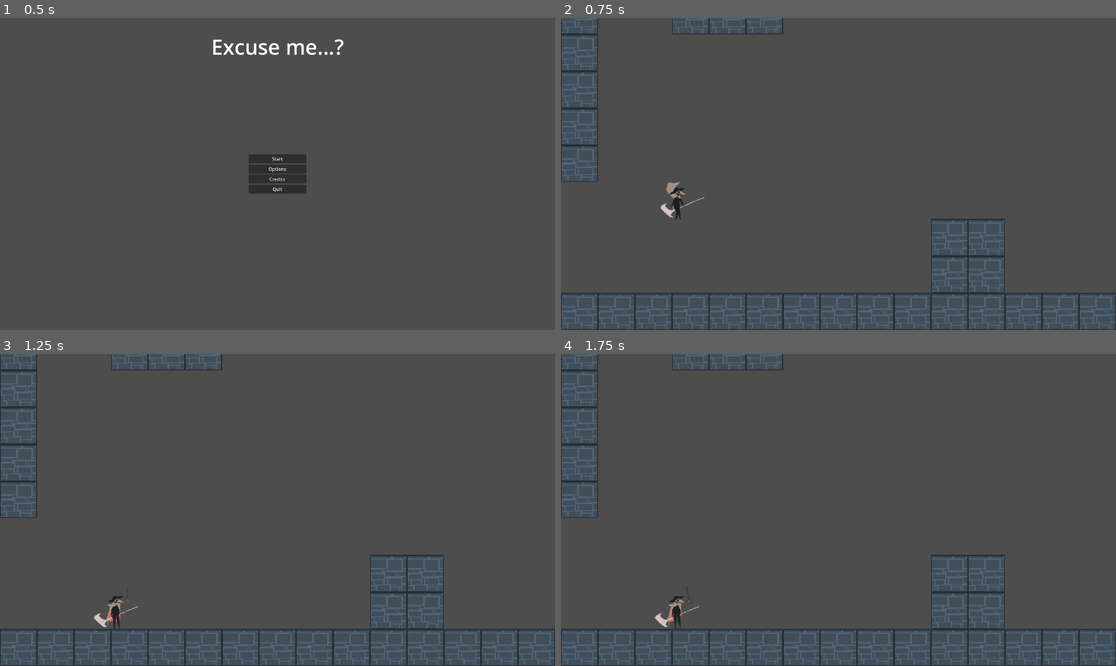
Above: before the commit, frames 1-4 (two rows, left to right).
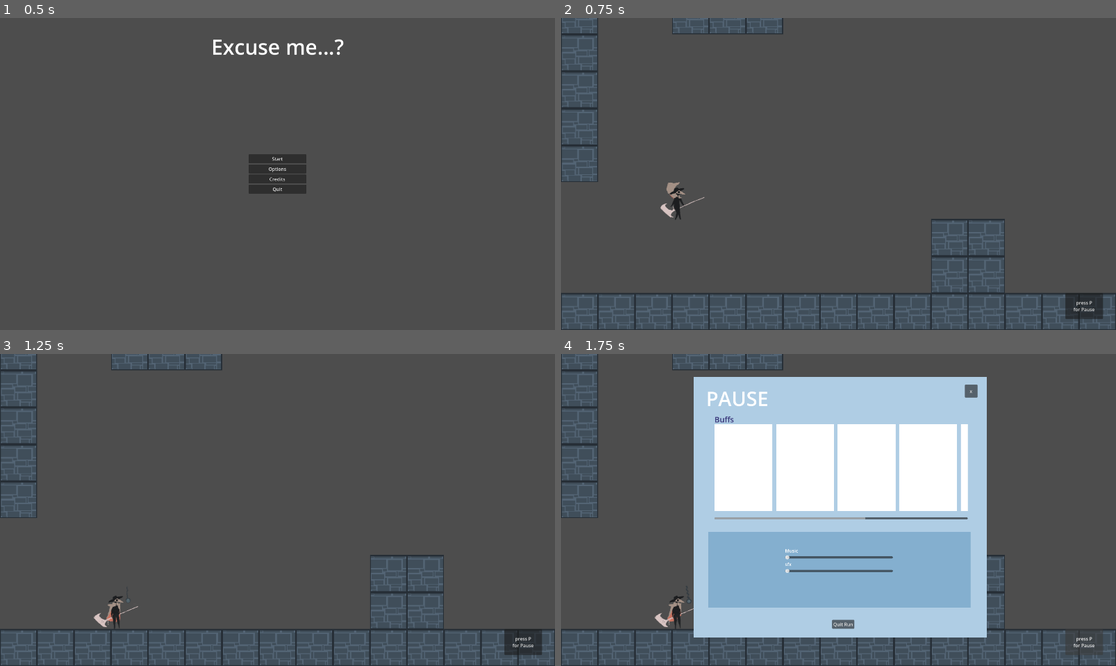
Above: after the commit, the same moments.

Repository: Vulcania/gamepathy2026
Game: Godot game, scene res://ui/title_screen/title_screen.tscn
Same seed, same stepped clock (60 frames per second), same inputs: the game is played once before the commit and once after it.
Inputs (mouse positions are in pixels of both pictures, inside the frame that each line leads up to):
- Up to frame 1 (0.5 s): no input
- Up to frame 2 (0.75 s): click "Start" at 0.5 s
- Up to frame 3 (1.25 s): no input
- Up to frame 4 (1.75 s): click (1082, 641) at 1.25 s, where only the run after the commit has a clickable "press P for Pause"

Frame 1 is identical in both runs. In frame 2, 0.5% of the frame differs, in the area x 90-98%, y 88-97%; in frame 3, 0.5%; in frame 4, 44%, in the area x 23-98%, y 7-97%.

Commit message:
pause menu

Diff:
--- /dev/null
+++ b/GLOBALS/Inventory.gd
@@ -0,0 +1,4 @@
+extends Resource
+class_name Inventory
+
+#var items : Array[]
--- /dev/null
+++ b/player/hud.gd
@@ -0,0 +1,8 @@
+extends CanvasLayer
+
+
+func _ready() -> void:
+	$PauseMenu.visible = false
+
+func _on_open_pause_pressed() -> void:
+	$PauseMenu.visible = true
--- a/player/player.tscn
+++ b/player/player.tscn
@@ -66,6 +66,8 @@
 [ext_resource type="Texture2D" uid="uid://b3quklas1160a" path="res://player/player assets/jump/frame_03.png" id="53_kcq4v"]
 [ext_resource type="Texture2D" uid="uid://vnshco3kurkg" path="res://player/player assets/jump/frame_04.png" id="54_qavcc"]
 [ext_resource type="PackedScene" uid="uid://dc5k83g31j3su" path="res://health/HealthComponent.tscn" id="66_or4qq"]
+[ext_resource type="Script" uid="uid://e74kf2cearsk" path="res://player/hud.gd" id="67_b2j0d"]
+[ext_resource type="PackedScene" uid="uid://buvakl6wq0bod" path="res://ui/pause_menu/pause_menu.tscn" id="67_hggc2"]
 
 [sub_resource type="Animation" id="Animation_rnncm"]
 length = 1.6
@@ -442,9 +444,24 @@
 [node name="HealthComponent" parent="." unique_id=1032837444 instance=ExtResource("66_or4qq")]
 
 [node name="HUD" type="CanvasLayer" parent="." unique_id=749907556]
+script = ExtResource("67_b2j0d")
 
 [node name="PlayerHealthBar" type="Control" parent="HUD" unique_id=40551718]
 layout_mode = 3
 anchors_preset = 0
 offset_right = 40.0
 offset_bottom = 40.0
+
+[node name="PauseMenu" parent="HUD" unique_id=700370192 instance=ExtResource("67_hggc2")]
+visible = false
+
+[node name="OpenPause" type="Button" parent="HUD" unique_id=1501449008]
+offset_left = 1745.0
+offset_top = 952.0
+offset_right = 1875.0
+offset_bottom = 1042.0
+text = "press P
+for Pause"
+
+[connection signal="pressed" from="HUD/OpenPause" to="HUD" method="_on_open_pause_pressed"]
+[connection signal="pressed" from="HUD/OpenPause" to="HUD" method="_on_button_pressed"]
--- a/project.godot
+++ b/project.godot
@@ -82,6 +82,11 @@
 "events": [Object(InputEventKey,"resource_local_to_scene":false,"resource_name":"","device":-1,"window_id":0,"alt_press …(192 unchanged characters)…
 ]
 }
+pause={
+"deadzone": 0.2,
+"events": [Object(InputEventKey,"resource_local_to_scene":false,"resource_name":"","device":-1,"window_id":0,"alt_pressed":false,"shift_pressed":false,"ctrl_pressed":false,"meta_pressed":false,"pressed":false,"keycode":0,"physical_keycode":80,"key_label":0,"unicode":112,"location":0,"echo":false,"script":null)
+]
+}
 
 [layer_names]
 
--- /dev/null
+++ b/ui/buffs/buff_selection.tscn
@@ -0,0 +1,17 @@
+[gd_scene format=3 uid="uid://djseq43ja7gho"]
+
+[node name="BuffSelection" type="Control" unique_id=783345293]
+layout_mode = 3
+anchors_preset = 15
+anchor_right = 1.0
+anchor_bottom = 1.0
+grow_horizontal = 2
+grow_vertical = 2
+
+[node name="HBoxContainer" type="HBoxContainer" parent="." unique_id=2089575171]
+layout_mode = 0
+offset_right = 40.0
+offset_bottom = 40.0
+
+[node name="Control" type="Control" parent="HBoxContainer" unique_id=1125757766]
+layout_mode = 2
--- /dev/null
+++ b/ui/options_sound.gd
@@ -0,0 +1,7 @@
+extends VBoxContainer
+
+func _on_music_slider_value_changed(value: float) -> void:
+	Options.change_music_volume(value)
+
+func _on_sfx_slider_value_changed(value: float) -> void:
+	Options.change_sfx_volume(value)
--- /dev/null
+++ b/ui/pause_menu/pause_menu.gd
@@ -0,0 +1,24 @@
+extends Control
+
+@onready var quit = $DoYouWantToQuit
+
+func _ready() -> void:
+	quit.visible = false
+
+func _on_music_h_slider_value_changed(value: float) -> void:
+	Options.change_music_volume(value)
+
+func _on_sfx_h_slider_value_changed(value: float) -> void:
+	Options.change_sfx_volume(value)
+
+func _on_close_pause_pressed() -> void:
+	$".".visible = false
+
+func _on_quit_run_pressed() -> void:
+	quit.visible = true
+
+func _on_yes_pressed() -> void:
+	pass # Replace with function body.
+
+func _on_no_pressed() -> void:
+	quit.visible = false
--- /dev/null
+++ b/ui/pause_menu/pause_menu.tscn
@@ -0,0 +1,186 @@
+[gd_scene format=3 uid="uid://buvakl6wq0bod"]
+
+[ext_resource type="Script" uid="uid://dxhtb0cebwdri" path="res://ui/pause_menu/pause_menu.gd" id="1_mnjdh"]
+
+[node name="PauseMenu" type="Control" unique_id=700370192]
+layout_mode = 3
+anchors_preset = 15
+anchor_right = 1.0
+anchor_bottom = 1.0
+grow_horizontal = 2
+grow_vertical = 2
+script = ExtResource("1_mnjdh")
+
+[node name="ColorRect" type="ColorRect" parent="." unique_id=1849053230]
+layout_mode = 0
+offset_left = 459.0
+offset_top = 79.0
+offset_right = 1473.0
+offset_bottom = 982.0
+color = Color(0.6859696, 0.8030075, 0.8954853, 1)
+
+[node name="PanelSound" type="ColorRect" parent="." unique_id=1384176311]
+layout_mode = 0
+offset_left = 509.0
+offset_top = 616.0
+offset_right = 1417.0
+offset_bottom = 878.0
+color = Color(0.5174083, 0.6862915, 0.8128412, 1)
+
+[node name="ClosePause" type="Button" parent="." unique_id=1412257940]
+layout_mode = 0
+offset_left = 1397.0
+offset_top = 106.0
+offset_right = 1441.0
+offset_bottom = 151.0
+text = "x"
+
+[node name="Pause" type="Label" parent="." unique_id=993706785]
+layout_mode = 0
+offset_left = 502.0
+offset_top = 106.0
+offset_right = 839.0
+offset_bottom = 243.0
+theme_override_font_sizes/font_size = 69
+text = "PAUSE"
+
+[node name="SoundOptions" type="Control" parent="." unique_id=1580034800]
+anchors_preset = 0
+offset_left = 9.0
+offset_top = 289.0
+offset_right = 49.0
+offset_bottom = 329.0
+
+[node name="VBoxContainer" type="VBoxContainer" parent="SoundOptions" unique_id=1632070797]
+layout_mode = 0
+offset_left = 766.0
+offset_top = 380.0
+offset_right = 1139.0
+offset_bottom = 707.0
+
+[node name="Music" type="Label" parent="SoundOptions/VBoxContainer" unique_id=1872690662]
+layout_mode = 2
+text = "Music"
+
+[node name="MusicHSlider" type="HSlider" parent="SoundOptions/VBoxContainer" unique_id=571521292]
+layout_mode = 2
+
+[node name="sfx" type="Label" parent="SoundOptions/VBoxContainer" unique_id=717492906]
+layout_mode = 2
+text = "sfx"
+
+[node name="sfxHSlider" type="HSlider" parent="SoundOptions/VBoxContainer" unique_id=270981091]
+layout_mode = 2
+
+[node name="CollectedBuffs" type="Control" parent="." unique_id=1787114514]
+anchors_preset = 0
+offset_right = 40.0
+offset_bottom = 40.0
+
+[node name="ScrollContainer" type="ScrollContainer" parent="CollectedBuffs" unique_id=519542254]
+layout_mode = 0
+offset_left = 531.0
+offset_top = 243.0
+offset_right = 1407.0
+offset_bottom = 573.0
+
+[node name="HBoxContainer" type="HBoxContainer" parent="CollectedBuffs/ScrollContainer" unique_id=1180199327]
+custom_minimum_size = Vector2(200, 300)
+layout_mode = 2
+theme_override_constants/separation = 13
+
+[node name="ColorRect" type="ColorRect" parent="CollectedBuffs/ScrollContainer/HBoxContainer" unique_id=680116092]
+custom_minimum_size = Vector2(200, 0)
+layout_mode = 2
+
+[node name="ColorRect2" type="ColorRect" parent="CollectedBuffs/ScrollContainer/HBoxContainer" unique_id=1697130718]
+custom_minimum_size = Vector2(200, 0)
+layout_mode = 2
+
+[node name="ColorRect3" type="ColorRect" parent="CollectedBuffs/ScrollContainer/HBoxContainer" unique_id=22992520]
+custom_minimum_size = Vector2(200, 0)
+layout_mode = 2
+
+[node name="ColorRect4" type="ColorRect" parent="CollectedBuffs/ScrollContainer/HBoxContainer" unique_id=487517063]
+custom_minimum_size = Vector2(200, 0)
+layout_mode = 2
+
+[node name="ColorRect5" type="ColorRect" parent="CollectedBuffs/ScrollContainer/HBoxContainer" unique_id=82503104]
+custom_minimum_size = Vector2(200, 0)
+layout_mode = 2
+
+[node name="ColorRect6" type="ColorRect" parent="CollectedBuffs/ScrollContainer/HBoxContainer" unique_id=1826413581]
+custom_minimum_size = Vector2(200, 0)
+layout_mode = 2
+
+[node name="ColorRect7" type="ColorRect" parent="CollectedBuffs/ScrollContainer/HBoxContainer" unique_id=676768936]
+custom_minimum_size = Vector2(200, 0)
+layout_mode = 2
+
+[node name="Buffs" type="Label" parent="CollectedBuffs" unique_id=596683145]
+layout_mode = 0
+offset_left = 531.0
+offset_top = 208.0
+offset_right = 640.0
+offset_bottom = 231.0
+theme_override_colors/font_color = Color(0.21358404, 0.20115808, 0.46880728, 1)
+theme_override_font_sizes/font_size = 27
+text = "Buffs"
+
+[node name="Quit Run" type="Button" parent="." unique_id=2017299980]
+layout_mode = 0
+offset_left = 938.0
+offset_top = 920.0
+offset_right = 1015.0
+offset_bottom = 951.0
+text = "Quit Run"
+
+[node name="DoYouWantToQuit" type="CanvasLayer" parent="." unique_id=599112639]
+visible = false
+
+[node name="ColorRect" type="ColorRect" parent="DoYouWantToQuit" unique_id=1763139440]
+offset_left = 618.0
+offset_top = 376.0
+offset_right = 1296.0
+offset_bottom = 679.0
+color = Color(0.70380783, 0.70380783, 0.70380783, 1)
+
+[node name="Question" type="Label" parent="DoYouWantToQuit/ColorRect" unique_id=1787722943]
+layout_mode = 0
+offset_left = 139.0
+offset_top = 45.0
+offset_right = 536.0
+offset_bottom = 85.0
+theme_override_font_sizes/font_size = 29
+text = "Do You Really Want To Quit?"
+
+[node name="Text" type="Label" parent="DoYouWantToQuit/ColorRect" unique_id=1475107846]
+layout_mode = 0
+offset_left = 232.0
+offset_top = 106.0
+offset_right = 427.0
+offset_bottom = 129.0
+text = "You Progress Will Be Lost"
+
+[node name="HBoxContainer" type="HBoxContainer" parent="DoYouWantToQuit/ColorRect" unique_id=1853743709]
+layout_mode = 0
+offset_left = 223.0
+offset_top = 170.0
+offset_right = 454.0
+offset_bottom = 210.0
+theme_override_constants/separation = 19
+
+[node name="Yes" type="Button" parent="DoYouWantToQuit/ColorRect/HBoxContainer" unique_id=2051560854]
+layout_mode = 2
+text = "Yes, I quit"
+
+[node name="No" type="Button" parent="DoYouWantToQuit/ColorRect/HBoxContainer" unique_id=1393030310]
+layout_mode = 2
+text = "No, I want to stay"
+
+[connection signal="pressed" from="ClosePause" to="." method="_on_close_pause_pressed"]
+[connection signal="value_changed" from="SoundOptions/VBoxContainer/MusicHSlider" to="." method="_on_music_h_slider_value_changed"]
+[connection signal="value_changed" from="SoundOptions/VBoxContainer/sfxHSlider" to="." method="_on_sfx_h_slider_value_changed"]
+[connection signal="pressed" from="Quit Run" to="." method="_on_quit_run_pressed"]
+[connection signal="pressed" from="DoYouWantToQuit/ColorRect/HBoxContainer/Yes" to="." method="_on_yes_pressed"]
+[connection signal="pressed" from="DoYouWantToQuit/ColorRect/HBoxContainer/No" to="." method="_on_no_pressed"]
--- a/ui/title_screen/title_screen.tscn
+++ b/ui/title_screen/title_screen.tscn
@@ -57,36 +57,27 @@
 layout_mode = 2
 text = "Quit"
 
-[node name="OptionsVBox" type="VBoxContainer" parent="." unique_id=1680103998]
+[node name="OptionsVBox" type="VBoxContainer" parent="." unique_id=1356479431]
 visible = false
-layout_mode = 1
-anchors_preset = 8
-anchor_left = 0.5
-anchor_top = 0.5
-anchor_right = 0.5
-anchor_bottom = 0.5
-offset_left = -100.0
-offset_top = -45.0
-offset_right = 100.0
-offset_bottom = 45.0
-grow_horizontal = 2
-grow_vertical = 2
+layout_mode = 0
+offset_right = 200.0
+offset_bottom = 90.0
 
-[node name="MusicSliderLabel" type="Label" parent="OptionsVBox" unique_id=844906832]
+[node name="MusicSliderLabel" type="Label" parent="OptionsVBox" unique_id=1687499172]
 layout_mode = 2
 text = "Music"
 
-[node name="MusicSlider" type="HSlider" parent="OptionsVBox" unique_id=1090681387]
+[node name="MusicSlider" type="HSlider" parent="OptionsVBox" unique_id=737446236]
 layout_mode = 2
 
-[node name="SfxSliderLabel" type="Label" parent="OptionsVBox" unique_id=1072170440]
+[node name="SfxSliderLabel" type="Label" parent="OptionsVBox" unique_id=1330748542]
 layout_mode = 2
 text = "Sfx"
 
-[node name="SfxSlider" type="HSlider" parent="OptionsVBox" unique_id=439086396]
+[node name="SfxSlider" type="HSlider" parent="OptionsVBox" unique_id=421204896]
 layout_mode = 2
 
-[node name="BackButton" type="Button" parent="OptionsVBox" unique_id=1921447636]
+[node name="BackButton" type="Button" parent="OptionsVBox" unique_id=1529389511]
 layout_mode = 2
 text = "Back"
 
@@ -134,7 +125,6 @@
 [connection signal="pressed" from="MenuVBox/OptionsButton" to="." method="_on_options_button_pressed"]
 [connection signal="pressed" from="MenuVBox/CreditsButton" to="." method="_on_credits_button_pressed"]
 [connection signal="pressed" from="MenuVBox/QuitButton" to="." method="_on_quit_button_pressed"]
-[connection signal="value_changed" from="OptionsVBox/MusicSlider" to="." method="_on_music_slider_value_changed"]
-[connection signal="value_changed" from="OptionsVBox/SfxSlider" to="." method="_on_sfx_slider_value_changed"]
-[connection signal="pressed" from="OptionsVBox/BackButton" to="." method="_on_back_button_pressed"]
+[connection signal="value_changed" from="OptionsVBox/MusicSlider" to="OptionsVBox" method="_on_music_slider_value_changed"]
+[connection signal="value_changed" from="OptionsVBox/SfxSlider" to="OptionsVBox" method="_on_sfx_slider_value_changed"]
 [connection signal="pressed" from="CreditsVBox/BackButton2" to="." method="_on_back_button_pressed"]
Not shown, added: GLOBALS/Inventory.gd.uid
Not shown, added: player/hud.gd.uid
Not shown, added: ui/options_sound.gd.uid
Not shown, added: ui/pause_menu/pause_menu.gd.uid
